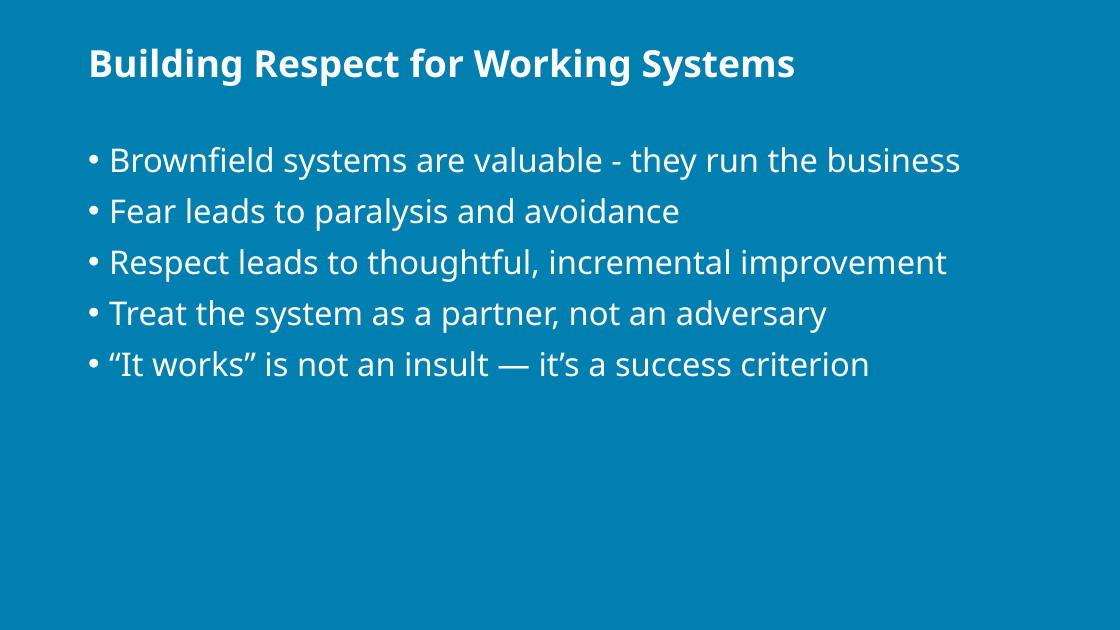
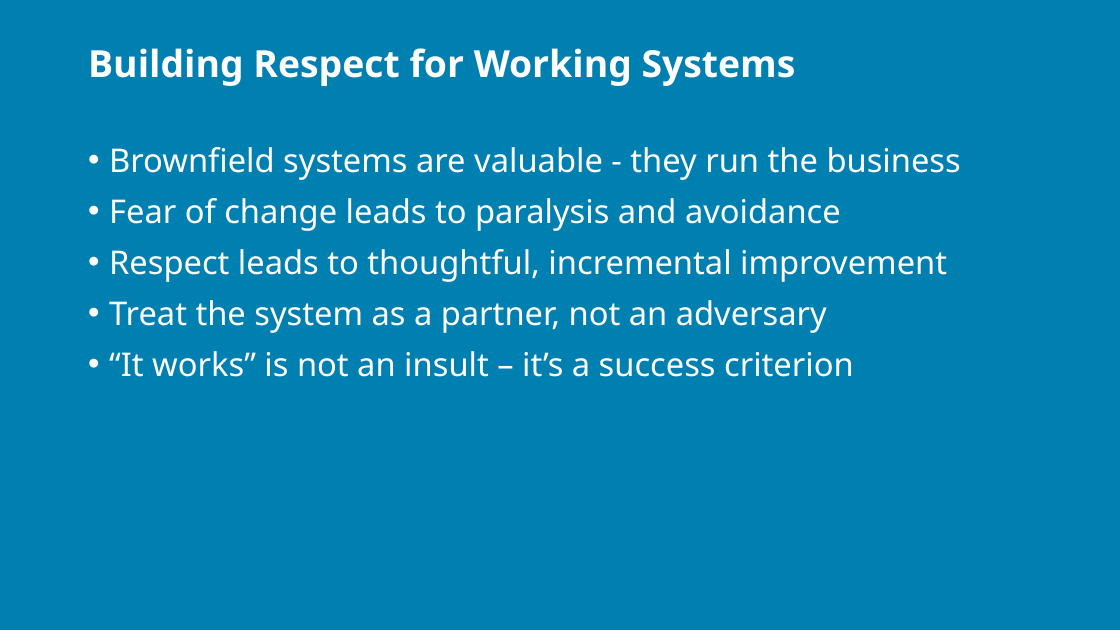
Before and after one commit to j0hnnymiller/AI-Assisted-Software-Development, a slide deck: slide 10 of Slides/AIABSD-2-day-brownfield.pptx. Drawn at 1120x630 pixels with LibreOffice and Linux fonts; fonts in the diff are those of the drawing; background and template pictures are left out. Boxes give left, top, right and bottom in pixels: in the first picture for what was removed or moved away, otherwise in the second. Text is boxed around its words. In the diff, an @@ line names an element or a change of style, - is before the commit and + after.

```diff
--- a/Slides/AIABSD-2-day-brownfield.pptx
+++ b/Slides/AIABSD-2-day-brownfield.pptx
@@ text at box(109, 198, 841, 231): text changed @@
-• Fear leads to paralysis and avoidance
+• Fear of change leads to paralysis and avoidance
@@ text at box(109, 351, 854, 377): text changed @@
-• “It works” is not an insult — it’s a success criterion
+• “It works” is not an insult – it’s a success criterion
```
Also in this commit, not shown: 13 other slides changed, 1 other file.
